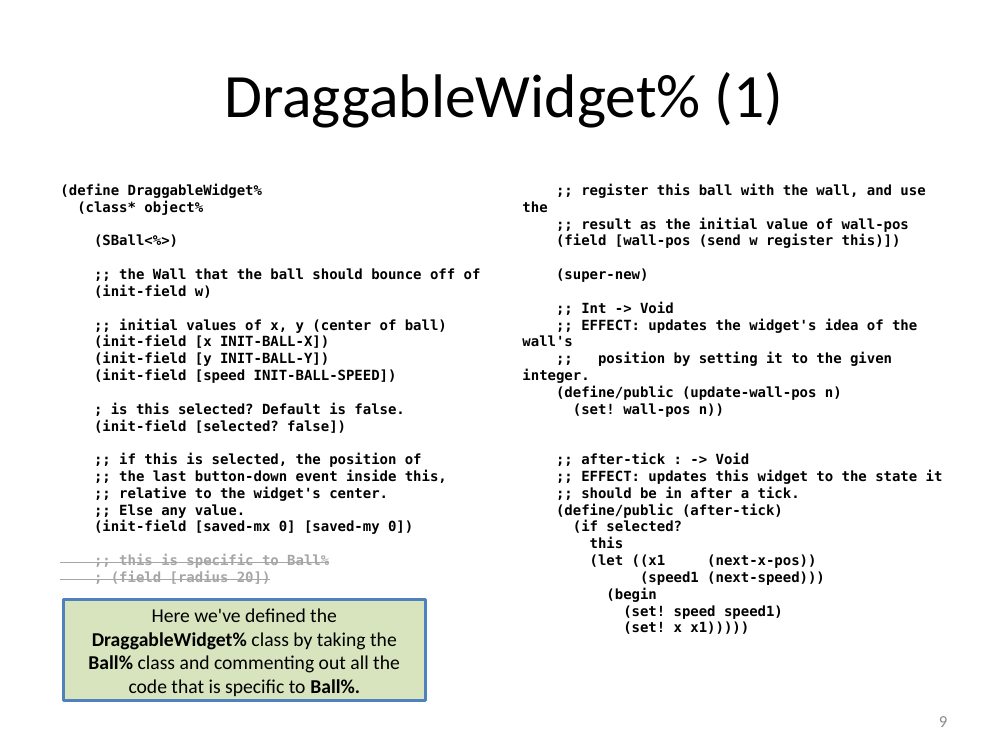
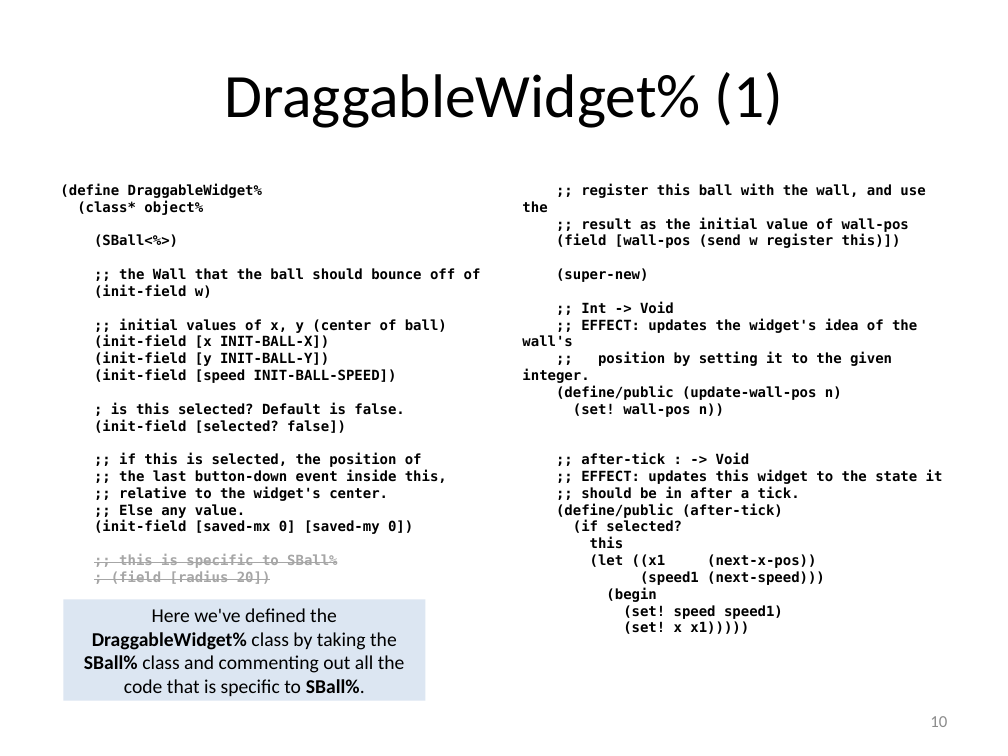
Before and after one commit to mwand/cs5010f16, a slide deck: slide 10 of Slides/Lesson 11.2 Using Inheritance to Share Implementations.pptx (slide 9 before the commit). Drawn at 1008x756 pixels with LibreOffice and Linux fonts; fonts in the diff are those of the drawing. Boxes give left, top, right and bottom in pixels: in the first picture for what was removed or moved away, otherwise in the second. Text is boxed around its words. In the diff, an @@ line names an element or a change of style, - is before the commit and + after.

```diff
--- a/Slides/Lesson 11.2 Using Inheritance to Share Implementations.pptx
+++ b/Slides/Lesson 11.2 Using Inheritance to Share Implementations.pptx
@@ text at [119,554,337,568]: text changed @@
-;; this is specific to Ball%
+;; this is specific to SBall%
@@ rectangle "Here we've defined the DraggableWidget% ..." at [64,600,425,701]: fill #D7E4BD to #DCE6F2; outline #4F81BD 2 pt to none @@
@@ text in rectangle at [84,608,405,696]: text changed @@
-Here we've defined the DraggableWidget% class by taking the Ball% class and commenting out all the code that is specific to Ball%.
+Here we've defined the DraggableWidget% class by taking the SBall% class and commenting out all the code that is specific to SBall%.
@@ page number at [930,716,947,727]: text changed @@
-9
+10
```
Also in this commit, not shown: 20 other slides changed, 1 slide added, 14 other files.
